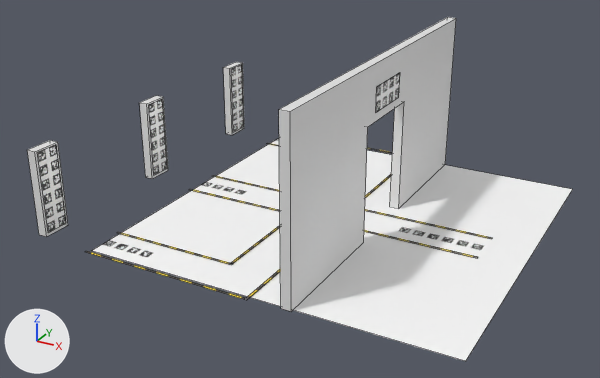
A saved change to the Blender file blender_models/blender_models/simulation_entrance_aruco_big_board_onepattern_error.blend.
Before and after are seen from a 50 mm camera at (6.57, -14.11, 7.47) aimed at (-0.91, -0.52, 0.67). Every picture has the same lights, and +X, +Y and +Z are marked at lower left. Mesh edges are drawn as thin lines.

In view in the first picture: 'Cube.001', 'Cube.002', 'Cube.004', 'Cube.005', 'grid_board_new_100', 'grid_board_new_200_big_onepattern_errors', 'grid_board_new_landing1', 'grid_board_new_landing1.001', 'grid_board_new_landing1.002'.
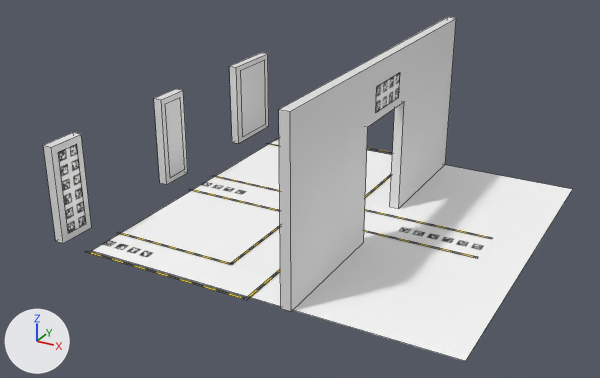
Where the change shows, as pixel boxes (x1, y1, x2, y2) in the pictures (600 x 378 px):
'Cube.005', moved, rescaled (17% wider, 14% taller)
    before: (27, 140, 68, 237)
    after: (43, 132, 91, 243)
'grid_board_new_landing1.002', moved
    before: (37, 145, 66, 233)
    after: (58, 144, 86, 233)
'Cube.002', moved, rescaled (21% wider, 13% taller)
    before: (140, 95, 168, 179)
    after: (154, 89, 188, 184)
'Cube.004', moved, rescaled (86% wider, 24% taller)
    before: (223, 62, 244, 135)
    after: (229, 53, 269, 144)
'grid_board_landing_3_1', added
    after: (241, 60, 266, 136)
'grid_board_landing_2_1', added
    after: (165, 97, 185, 177)
'grid_board_new_landing1.001', deleted
    before: (149, 99, 167, 175)
'grid_board_new_landing1', deleted
    before: (231, 65, 244, 132)

The change, as a list of edits to the scene's bpy script:
```text
Add mat_grid_board_landing_3_1:
    mat_grid_board_landing_3_1 = principled_material('grid_board_landing_3_1')
    mat_grid_board_landing_3_1.base_color = (0.8, 0.8, 0.8)  # white #e7e7e7
Add mat_grid_board_landing_2_1:
    mat_grid_board_landing_2_1 = principled_material('grid_board_landing_2_1')
    mat_grid_board_landing_2_1.base_color = (0.8, 0.8, 0.8)  # white #e7e7e7
Add me_grid_board_landing_3_1:
    me_grid_board_landing_3_1.from_pydata([(-0.329, -0.5, 0.0), (0.329, -0.5, 0.0), (-0.329, 0.5, 0.0), (0.329, 0.5, 0.0)], [], [(0, 1, 3, 2)])
    me_grid_board_landing_3_1.materials.append(mat_grid_board_landing_3_1)  # its picture is missing
Add me_grid_board_landing_2_1:
    me_grid_board_landing_2_1.from_pydata([(-0.157, -0.5, 0.0), (0.157, -0.5, 0.0), (-0.157, 0.5, 0.0), (0.157, 0.5, 0.0)], [], [(0, 1, 3, 2)])
    me_grid_board_landing_2_1.materials.append(mat_grid_board_landing_2_1)  # its picture is missing
Change ob_cube_002:
    ob_cube_002.location: (-5.0, 0.0, 0.9) -> (-4.51, 0.0, 1.0)
    ob_cube_002.scale: (0.1, 0.3, 0.9) -> (0.1, 0.4, 1.0)
Change ob_cube_004:
    ob_cube_004.location: (-5.0, 3.35, 0.9) -> (-4.51, 3.35, 1.0)
    ob_cube_004.scale: (0.1, 0.3, 0.9) -> (0.1, 0.75, 1.0)
Change ob_cube_005:
    ob_cube_005.location: (-5.0, -3.35, 0.9) -> (-4.51, -3.3, 1.0)
    ob_cube_005.scale: (0.1, 0.3, 0.9) -> (0.1, 0.4, 1.0)
Remove ob_grid_board_new_landing1:
    ob_grid_board_new_landing1 = bpy.data.objects.new('grid_board_new_landing1', me_grid_board_new_landing1)
    ob_grid_board_new_landing1.location = (-4.89, 3.35, 0.92)
    ob_grid_board_new_landing1.rotation_euler = (1.571, 0.0, 1.571)  # degrees (90, 0, 90)
    ob_grid_board_new_landing1.scale = (1.7, 1.7, 1.0)
Remove ob_grid_board_new_landing1_001:
    ob_grid_board_new_landing1_001 = bpy.data.objects.new('grid_board_new_landing1.001', me_grid_board_new_landing1_001)
    ob_grid_board_new_landing1_001.location = (-4.89, 0.0, 0.92)
    ob_grid_board_new_landing1_001.rotation_euler = (1.571, 0.0, 1.571)  # degrees (90, 0, 90)
    ob_grid_board_new_landing1_001.scale = (1.7, 1.7, 1.0)
Change ob_grid_board_new_landing1_002:
    ob_grid_board_new_landing1_002.location: (-4.89, -3.35, 0.92) -> (-4.4, -3.3, 1.0)
Add ob_grid_board_landing_3_1:
    ob_grid_board_landing_3_1 = bpy.data.objects.new('grid_board_landing_3_1', me_grid_board_landing_3_1)
    ob_grid_board_landing_3_1.location = (-4.4, 3.35, 1.0)
    ob_grid_board_landing_3_1.rotation_euler = (1.571, 0.0, 1.571)  # degrees (90, 0, 90)
    ob_grid_board_landing_3_1.scale = (1.75, 1.75, 1.0)
Add ob_grid_board_landing_2_1:
    ob_grid_board_landing_2_1 = bpy.data.objects.new('grid_board_landing_2_1', me_grid_board_landing_2_1)
    ob_grid_board_landing_2_1.location = (-4.4, 0.0, 1.0)
    ob_grid_board_landing_2_1.rotation_euler = (1.571, 0.0, 1.571)  # degrees (90, 0, 90)
    ob_grid_board_landing_2_1.scale = (1.75, 1.75, 1.0)
```
